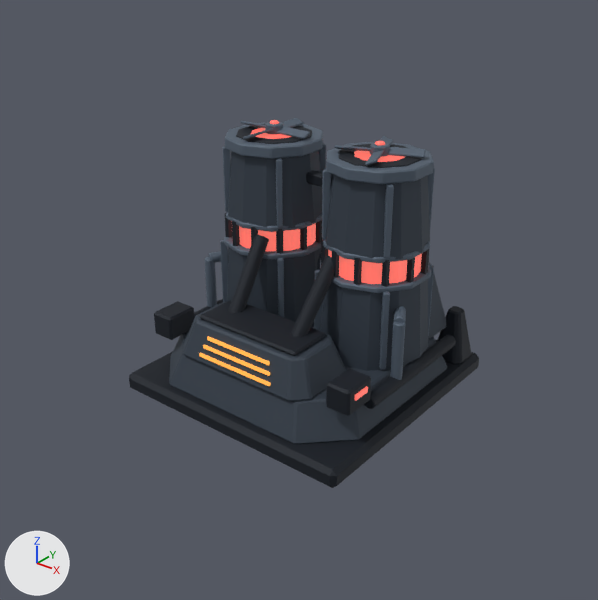
One commit to the glTF model assets/models/m_power.glb: the scene before it, then after it.
Rendered twice from a camera (50 mm lens) standing at (6.56, -8.4, 6.47) and looking at (0.2, -0.45, 1.55). The axes (+X, +Y, +Z) are drawn at lower left. The lights are the same throughout. The older version comes first. Where no turn or scale is listed for an object, it has been applied to the vertices. Vertices at exactly the same position are counted once.

In view in the first picture: 'Generator works', 'Turbine rotor', 'Turbine rotor.001'.
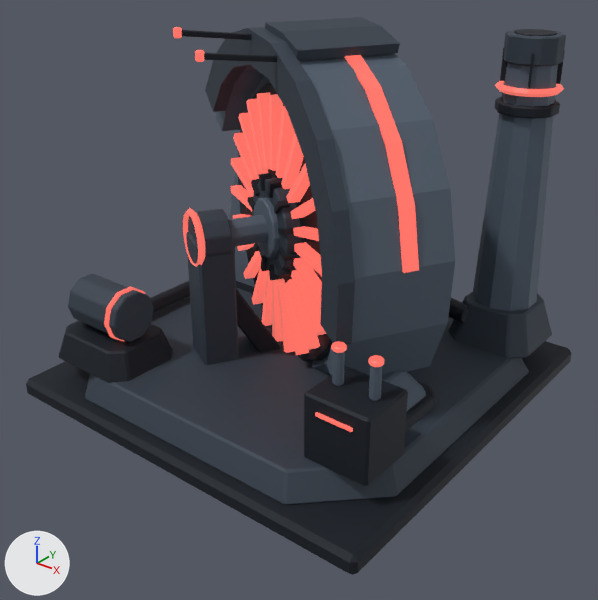
Commit message: Rebuild the machine power plant as a hooded generator wheel on a 3x3 lot

Boxes [x1, y1, x2, y2] around the edits, measured in the pictures (598 x 600 px; the box of a moved part takes in the faces that stretch with it):
'Generator works', reshaped (56% wider, 53% taller)
    before: [129, 123, 479, 488]
    after: [26, 17, 572, 575]
'Generator rotor', added (red)
    after: [229, 83, 332, 361]
    faces in mat_signal_ff3e31: [231, 92, 327, 355]
    faces in mat_paint: [229, 83, 332, 361]
'Turbine rotor.001', deleted (blue)
    before: [334, 136, 426, 166]
    faces in mat_paint: [334, 136, 426, 166]
'Turbine rotor', deleted (blue)
    before: [241, 118, 310, 139]
    faces in mat_paint: [241, 118, 310, 139]
part 1 of me_cube, added (blue)
    after: [473, 63, 558, 311]
part 2 of me_cube, moved or reshaped
    before: [326, 142, 434, 184]
    after: [495, 97, 560, 119]
part 3 of me_cube, moved or reshaped
    before: [354, 151, 404, 162]
    after: [514, 29, 557, 36]
part 4 of me_cube, moved or reshaped
    before: [364, 335, 456, 409]
    after: [448, 298, 469, 324]
part 5 of me_cube, moved or reshaped (mostly hidden before)
    before: [194, 299, 223, 318]
    after: [150, 281, 190, 313]
part 6 of me_cube, moved or reshaped (not visible afterwards)
    before: [205, 257, 217, 308]
part 7 of me_cube, moved or reshaped (not visible afterwards)
    before: [224, 236, 323, 260]
part 8 of me_cube, moved or reshaped
    before: [390, 322, 405, 380]
    after: [332, 351, 345, 386]
part 9 of me_cube, moved or reshaped
    before: [393, 306, 406, 323]
    after: [369, 365, 382, 401]
part 10 of me_cube, moved or reshaped
    before: [207, 336, 270, 365]
    after: [315, 412, 353, 432]
part 11 of me_cube, moved or reshaped
    before: [225, 123, 323, 159]
    after: [104, 287, 145, 341]
part 12 of me_cube, moved or reshaped (not visible before)
    after: [331, 341, 347, 353]
part 13 of me_cube, moved or reshaped
    before: [209, 251, 221, 262]
    after: [368, 355, 385, 367]
part 14 of me_cube, rebuilt
    before: [169, 326, 447, 444]
    after: [85, 288, 529, 505]
part 15 of me_cube, rebuilt (not visible afterwards)
    before: [312, 257, 446, 340]
part 16 of me_cube, rebuilt (56% wider, 58% taller)
    before: [129, 340, 479, 488]
    after: [26, 341, 572, 575]
part 17 of me_cube, deleted
    before: [154, 124, 471, 416]
part 18 of me_cube, built on
    before: [227, 247, 431, 371]
    after: [58, 17, 552, 486]
part 19 of me_cube, added
    after: [495, 29, 566, 97]

What changed in the scene script:
```text
Change me_cube:
    remove me_cube.from_pydata(...)  # 2648 vertices, 4956 faces; spans x -1.88..1.88, y -1.88..1.88, z 0.0..3.52
    add me_cube.from_pydata(...)  # 1996 vertices, 3808 faces; spans x -2.9..2.9, y -2.9..2.9, z 0.0..5.08
    me_cube part 1: a new loose piece, a 10-sided cut cone along z (radius 0.46 at the low end, 0.32 at the high end) spanning x 1.61..2.49, y 1.59..2.51, z 1.2..4.6, in mat_paint
    me_cube part 2: the loose piece of 60 vertices spanning x 0.2..1.56, y -0.35..1.05, z 3.34..3.5 is scaled about its middle by (0.586, 0.586, 0.855), then moved by (1.17, 1.7, 0.58)
    me_cube part 3: the loose piece of 40 vertices spanning x 0.56..1.2, y 0.01..0.69, z 3.5..3.52 is scaled about its middle by (0.79, 0.79, 1), then moved by (1.17, 1.7, 1.42), in mat_paint
    me_cube part 4: the loose piece of 60 vertices spanning x 1.58..1.78, y -0.9..1.2, z 0.62..0.82 is multiplied about its middle by the matrix ((-0.358, 0.64, 0.0), (-1.382, -0.166, 0.0), (0.0, 0.0, 1.428)), then moved by (-0.6, 1.57, 0.28)
    me_cube part 5: the loose piece of 60 vertices spanning x -1.78..-1.58, y -0.9..1.2, z 0.62..0.82 is scaled about its middle by (1.21, 1.82, 1.21), then moved by (-0.77, 0.25, 0.06)
    me_cube part 6: the loose piece of 60 vertices spanning x -1.76..-1.6, y -0.33..-0.17, z 0.72..1.6 is multiplied about its middle by the matrix ((0.0, 0.788, 0.972), (-1.135, 0.0, 0.0), (0.0, -0.817, 0.937)), then moved by (-0.35, 1.45, 0.03)
    me_cube part 7: the loose piece of 60 vertices spanning x -1.62..-0.14, y -0.42..1.12, z 1.91..1.99 is multiplied about its middle by the matrix ((0.0, 0.0, 1.654), (0.0, 0.325, 0.0), (-0.325, 0.0, 0.0)), then moved by (-1.62, -2.3, -0.6)
    me_cube part 8: the loose piece of 60 vertices spanning x 1.6..1.76, y -0.33..-0.17, z 0.72..1.6 is scaled about its middle by (-0.848, -0.848, 0.496), then moved by (0.17, -1.55, 0.56)
    me_cube part 9: the loose piece of 60 vertices spanning x 1.44..1.74, y -0.28..0.08, z 1.52..1.68 is multiplied about its middle by the matrix ((-0.727, -0.436, 0.0), (0.0, 0.0, 0.848), (-0.664, 1.107, 0.0)), then moved by (0.76, -1.7, 0.12)
    me_cube part 10: the loose piece of 24 vertices spanning x -0.55..0.55, y -1.51..-1.46, z 1.11..1.17 is scaled about its middle by (0.455, 0.747, 1.02), then moved by (2.1, -0.73, 0.16), in mat_signal_ff3e31
    me_cube part 11: the loose piece of 60 vertices spanning x -1.56..-0.2, y -0.35..1.05, z 3.34..3.5 is turned 90 degrees about the y axis through its middle and scaled by 0.542, then moved by (-0.72, -2.3, -2.07), in mat_signal_ff3e31
    me_cube part 12: the loose piece of 60 vertices spanning x 0.13..0.27, y 1.19..1.31, z 2.45..2.95 is scaled about its middle by (1.31, 1.31, 0.0978), then moved by (1.65, -3.05, -0.73), in mat_signal_ff3e31
    me_cube part 13: the loose piece of 60 vertices spanning x -1.74..-1.44, y -0.28..0.08, z 1.52..1.68 is multiplied about its middle by the matrix ((-0.959, 0.576, 0.0), (0.0, 0.0, 1.119), (0.073, 0.121, 0.0)), then moved by (3.94, -1.7, 0.37), in mat_signal_ff3e31
    me_cube part 14: the loose piece of 48 vertices spanning x -1.72..1.72, y -1.72..1.72, z 0.28..0.78 is rebuilt with 48 vertices and now spans x -2.69..2.69, y -2.69..2.69, z 0.28..0.62
    me_cube part 15: the loose piece of 48 vertices spanning x -1.49..1.49, y 0.21..1.69, z 0.78..1.75 is rebuilt with 24 vertices and now spans x -0.78..1.38, y 0.2..1.92, z 0.65..1.95
    me_cube part 16: the loose piece of 24 vertices spanning x -1.88..1.88, y -1.88..1.88, z 0.0..0.28 is rebuilt with 24 vertices and now spans x -2.9..2.9, y -2.9..2.9, z 0.0..0.28
    me_cube part 17: 68 loose pieces with 1732 vertices, spanning x -1.8..1.8, y -1.59..1.8, z 0.28..3.52, are deleted
    me_cube part 18: 132 vertices removed from x -1.68..1.68, y -0.45..1.15, z 0.78..1.99; 1060 vertices added at x -2.79..2.69, y -2.54..2.69, z 0.22..5.08
    me_cube part 19: 156 vertices added at x 1.61..2.49, y 1.61..2.49, z 4.2..4.93
    remove me_cube.materials.append(mat_signal_ff921f)
Remove ob_turbine_rotor:
    ob_turbine_rotor = bpy.data.objects.new('Turbine rotor', me_cylinder_024)
Remove ob_turbine_rotor_001:
    ob_turbine_rotor_001 = bpy.data.objects.new('Turbine rotor.001', me_cylinder_026)
Add ob_generator_rotor:
    ob_generator_rotor = bpy.data.objects.new('Generator rotor', me_cylinder_017)  # 512 vertices, 864 faces; spans x -1.77..1.8, y -1.27..1.14, z -1.92..1.92
    ob_generator_rotor.location = (-0.25, 0.05, 2.4)
```
